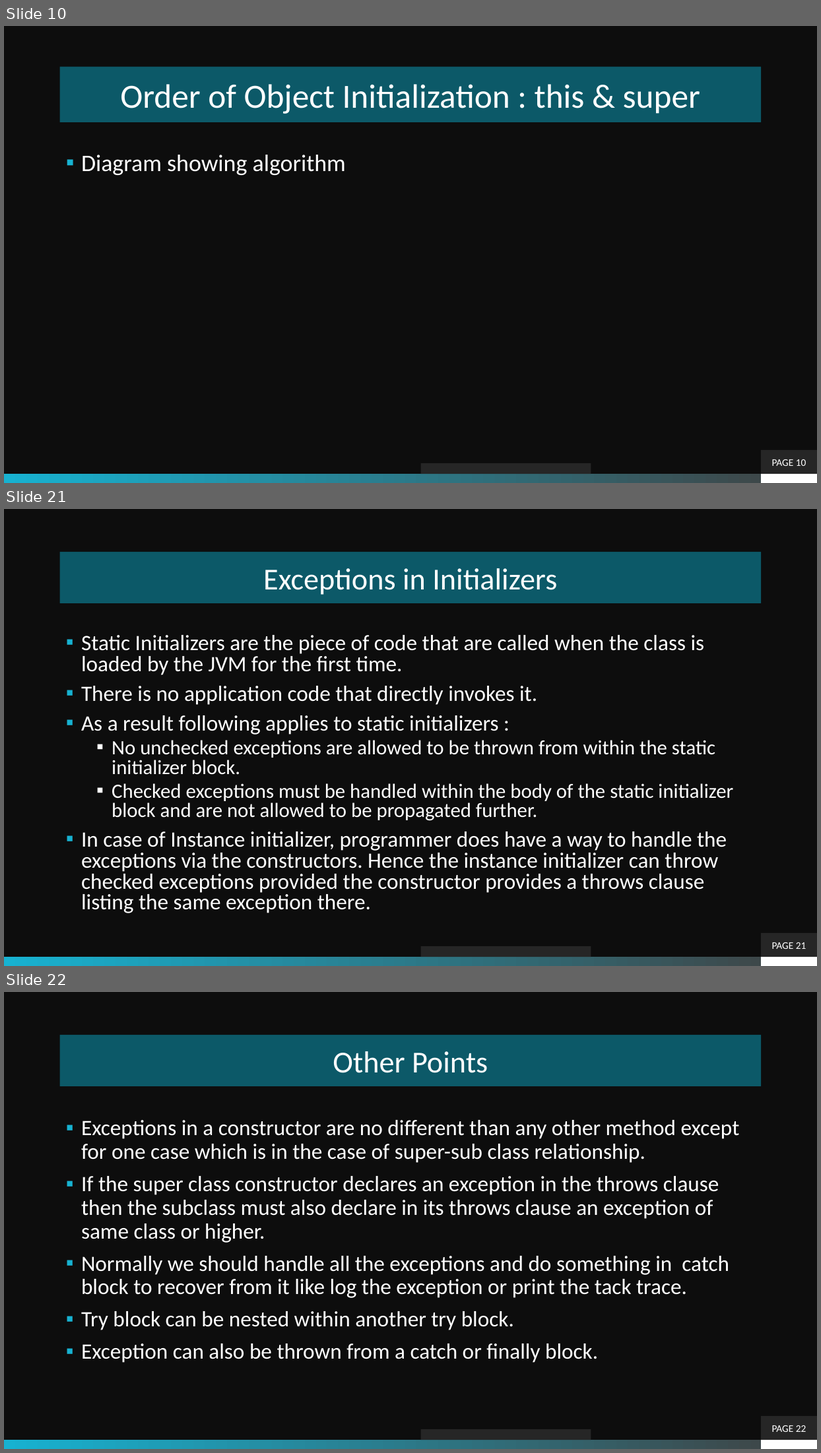
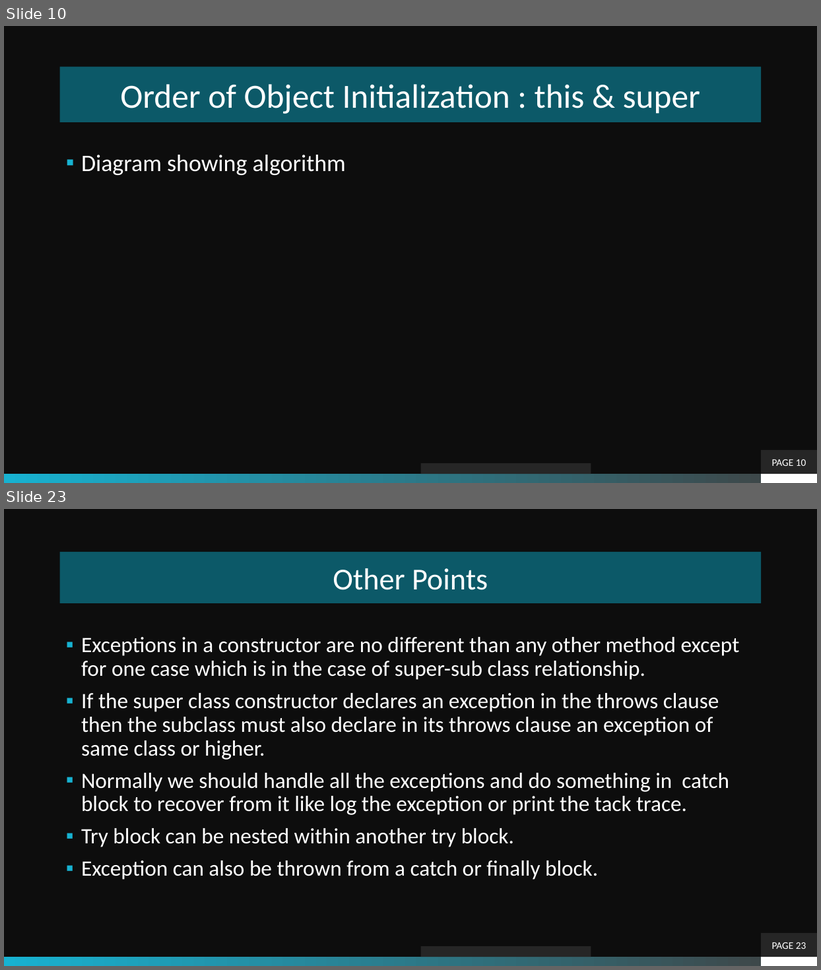
Before and after one commit to theLeonidas/Courses, a slide deck: courseMaterial/Inheritance/Inheritance.pptx. Shown one above the other, each under a label of ours: slides 10, 21 and 22 before the commit, slides 10 and 23 after it; the slides between them are not shown. The pictures are 821x1453 and 821x970 pixels, drawn with LibreOffice and Linux fonts; fonts in the diff are those of the drawing; background and template pictures are left out. Boxes give left, top, right and bottom in pixels: in the first picture for what was removed or moved away, otherwise in the second. Text is boxed around its words. In the diff, an @@ line names an element or a change of style, - is before the commit and + after.

```diff
--- a/courseMaterial/Inheritance/Inheritance.pptx
+++ b/courseMaterial/Inheritance/Inheritance.pptx
@@ slide 21 removed at (4, 509, 817, 966), background picture (left out); not listed: 2 template elements that a slide beside it also shows @@
@@ title removed at (60, 552, 762, 603) @@
-Exceptions in Initializers
@@ text removed at (81, 635, 733, 914) @@
-▪ Static Initializers are the piece of code that are called when the class is loaded by the JVM for the first time.
-▪ There is no application code that directly invokes it.
-▪ As a result following applies to static initializers :
-  ▪ No unchecked exceptions are allowed to be thrown from within the static initializer block.
-  ▪ Checked exceptions must be handled within the body of the static initializer block and are not allowed to be propagated further.
-▪ In case of Instance initializer, programmer does have a way to handle the exceptions via the constructors. Hence the instance initializer can throw checked exceptions provided the constructor provides a throws clause listing the same exception there.
@@ page number removed at (762, 933, 817, 957) @@
-PAGE 21
@@ rectangle removed at (420, 947, 591, 957) @@
@@ what was slide 22 is now slide 23 @@
@@ page number at (772, 943, 807, 949): text changed @@
-PAGE 22
+PAGE 23
```
Also in this commit, not shown: 6 slides changed, 6 slides added, 5 other slides removed, 19 other files.
